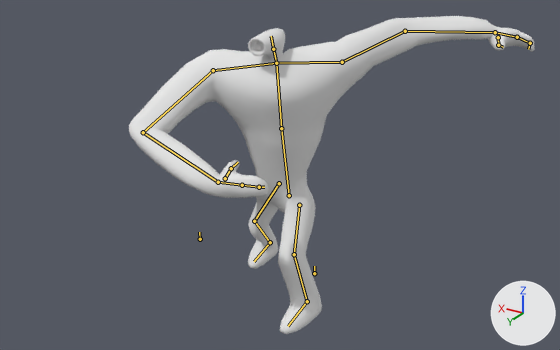
The Blender file Animation/PitchAttack2.blend as it was, and as the next commit left it.
One viewpoint serves both versions: a camera (50 mm lens) standing at (-585.0, 1064.0, 691.0) and looking at (-25.0, 130.0, 224.0). The axes (+X, +Y, +Z) are drawn at lower right. The lights are the same throughout. Both versions are drawn at frame 16 of the action 'PitchAttack2'; the numbers are the values there. The bones that bend it are drawn over the model as lines.
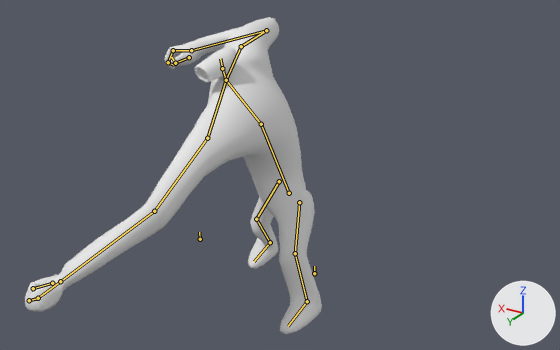
Location of each change, [x1, y1, x2, y2] in pixels of the pictures (560 x 350 px):
'Cube', posed (27% narrower): before [129, 16, 535, 334]; after [25, 17, 322, 334]
bone 'torso1', root to tip: before (289, 195) to (281, 128); after (289, 193) to (261, 124)
bone 'torso2', root to tip: before (281, 128) to (276, 63); after (261, 124) to (226, 80)
bone 'neck', root to tip: before (276, 63) to (273, 49); after (226, 80) to (222, 68)
bone 'shoulder.r', root to tip: before (276, 63) to (213, 70); after (226, 80) to (241, 46)
bone 'finger1.r', root to tip: before (242, 185) to (259, 187); after (173, 50) to (168, 62)
bone 'finger2.r', root to tip: before (259, 187) to (264, 187); after (168, 62) to (173, 65)
bone 'thumb1.r', root to tip: before (225, 178) to (231, 168); after (189, 57) to (175, 63)
bone 'thumb2.r', root to tip: before (231, 168) to (238, 162); after (175, 63) to (171, 57)
bone 'shoulder.l', root to tip: before (276, 63) to (342, 62); after (226, 80) to (207, 138)
bone 'finger1.l', root to tip: before (517, 37) to (530, 43); after (38, 298) to (29, 300)
bone 'thumb1.l', root to tip: before (498, 37) to (498, 45); after (52, 283) to (33, 288)
bone 'thumb2.l', root to tip: before (498, 45) to (503, 47); after (33, 288) to (33, 291)

Diff of the bpy script that builds the scene:
```diff
--- a/Animation/PitchAttack2.blend.py
+++ b/Animation/PitchAttack2.blend.py
@@ bone_root @@
 bone_root = bpy.data.objects['PitchSkeleton'].pose.bones['root']
-bone_root.location = (0.0, 20.7, 0.0)
+bone_root.location = (0.0, 24.9, 0.0)
@@ bone_torso1 @@
 bone_torso1 = bpy.data.objects['PitchSkeleton'].pose.bones['torso1']  # child of 'root'
-bone_torso1.rotation_euler = (0.785, 0.471, 0.698)  # degrees (45, 27, 40)
+bone_torso1.rotation_euler = (0.559, -0.349, -0.227)  # degrees (32, -20, -13)
@@ bone_torso2 @@
 bone_torso2 = bpy.data.objects['PitchSkeleton'].pose.bones['torso2']  # child of 'torso1'
-bone_torso2.rotation_euler = (-0.0873, 0.0873, -0.0349)  # degrees (-5, 5, -2)
+bone_torso2.rotation_euler = (-0.367, 0.122, 0.279)  # degrees (-21, 7, 16)
@@ bone_neck @@
 bone_neck = bpy.data.objects['PitchSkeleton'].pose.bones['neck']  # child of 'torso2'
-bone_neck.rotation_euler = (-0.314, -0.506, -0.0175)  # degrees (-18, -29, -1)
+bone_neck.rotation_euler = (0.0175, 0.489, -0.0349)  # degrees (1, 28, -2)
@@ bone_shoulder_r @@
 bone_shoulder_r = bpy.data.objects['PitchSkeleton'].pose.bones['shoulder.r']  # child of 'torso2'
-bone_shoulder_r.rotation_euler = (0.314, 0.0698, 0.262)  # degrees (18, 4, 15)
+bone_shoulder_r.rotation_euler = (0.454, 0.122, -0.0873)  # degrees (26, 7, -5)
@@ bone_finger1_r @@
 bone_finger1_r = bpy.data.objects['PitchSkeleton'].pose.bones['finger1.r']  # child of 'hand.r'
-bone_finger1_r.rotation_euler = (0.384, -0.209, 0.384)  # degrees (22, -12, 22)
+bone_finger1_r.rotation_euler = (0.908, -0.506, 0.82)  # degrees (52, -29, 47)
@@ bone_finger2_r @@
 bone_finger2_r = bpy.data.objects['PitchSkeleton'].pose.bones['finger2.r']  # child of 'finger1.r'
-bone_finger2_r.rotation_euler = (-0.838, -0.367, -0.244)  # degrees (-48, -21, -14)
+bone_finger2_r.rotation_euler = (-1.431, -0.454, -0.175)  # degrees (-82, -26, -10)
@@ bone_thumb1_r @@
 bone_thumb1_r = bpy.data.objects['PitchSkeleton'].pose.bones['thumb1.r']  # child of 'hand.r'
-bone_thumb1_r.rotation_euler = (0.0, 0.0, 0.0)  # degrees (0, 0, 0)
+bone_thumb1_r.rotation_euler = (0.663, 0.0524, -1.274)  # degrees (38, 3, -73)
@@ bone_thumb2_r @@
 bone_thumb2_r = bpy.data.objects['PitchSkeleton'].pose.bones['thumb2.r']  # child of 'thumb1.r'
-bone_thumb2_r.rotation_euler = (-0.14, -0.192, 0.768)  # degrees (-8, -11, 44)
+bone_thumb2_r.rotation_euler = (0.401, -0.698, 1.309)  # degrees (23, -40, 75)
@@ bone_shoulder_l @@
 bone_shoulder_l = bpy.data.objects['PitchSkeleton'].pose.bones['shoulder.l']  # child of 'torso2'
-bone_shoulder_l.rotation_euler = (0.733, -0.0524, 0.244)  # degrees (42, -3, 14)
+bone_shoulder_l.rotation_euler = (0.105, 0.593, -0.419)  # degrees (6, 34, -24)
@@ bone_finger1_l @@
 bone_finger1_l = bpy.data.objects['PitchSkeleton'].pose.bones['finger1.l']  # child of 'hand.l'
-bone_finger1_l.rotation_euler = (0.593, 0.314, -0.175)  # degrees (34, 18, -10)
+bone_finger1_l.rotation_euler = (1.484, 0.785, -0.314)  # degrees (85, 45, -18)
@@ bone_thumb1_l @@
 bone_thumb1_l = bpy.data.objects['PitchSkeleton'].pose.bones['thumb1.l']  # child of 'hand.l'
-bone_thumb1_l.rotation_euler = (0.0, 0.0, 0.0)  # degrees (0, 0, 0)
+bone_thumb1_l.rotation_euler = (1.274, -0.419, 0.611)  # degrees (73, -24, 35)
@@ bone_thumb2_l @@
 bone_thumb2_l = bpy.data.objects['PitchSkeleton'].pose.bones['thumb2.l']  # child of 'thumb1.l'
-bone_thumb2_l.rotation_euler = (-0.244, 0.0524, -0.733)  # degrees (-14, 3, -42)
+bone_thumb2_l.rotation_euler = (-0.332, 0.105, -1.501)  # degrees (-19, 6, -86)
@@ bone_hand_ik_r @@
 bone_hand_ik_r = bpy.data.objects['PitchSkeleton'].pose.bones['hand_ik_r']
-bone_hand_ik_r.location = (-233.7, -153.1, -50.5)
-bone_hand_ik_r.rotation_quaternion = (0.603, -0.746, 0.247, 0.133)  # degrees (-106, 30, -14)
+bone_hand_ik_r.location = (-8.8, -451.5, 137.9)
+bone_hand_ik_r.rotation_quaternion = (0.722, 0.592, 0.322, -0.039)  # degrees (85, 31, 23)
@@ bone_elbow_pole_r @@
 bone_elbow_pole_r = bpy.data.objects['PitchSkeleton'].pose.bones['elbow_pole.r']
-bone_elbow_pole_r.location = (118.2, -282.5, 314.9)
+bone_elbow_pole_r.location = (249.0, 296.7, -205.5)
@@ bone_hand_ik_l @@
 bone_hand_ik_l = bpy.data.objects['PitchSkeleton'].pose.bones['hand_ik_l']
-bone_hand_ik_l.location = (-6.0, -610.3, 114.8)
-bone_hand_ik_l.rotation_quaternion = (0.305, 0.807, -0.506, -0.001)  # degrees (149, -18, -59)
+bone_hand_ik_l.location = (300.2, 56.0, -126.0)
+bone_hand_ik_l.rotation_quaternion = (0.86, -0.022, -0.414, -0.196)  # degrees (12, -49, -31)
@@ bone_elbow_pole_l @@
 bone_elbow_pole_l = bpy.data.objects['PitchSkeleton'].pose.bones['elbow_pole.l']
-bone_elbow_pole_l.location = (-262.7, 293.4, -174.8)
+bone_elbow_pole_l.location = (-87.0, -133.8, -132.7)
```
